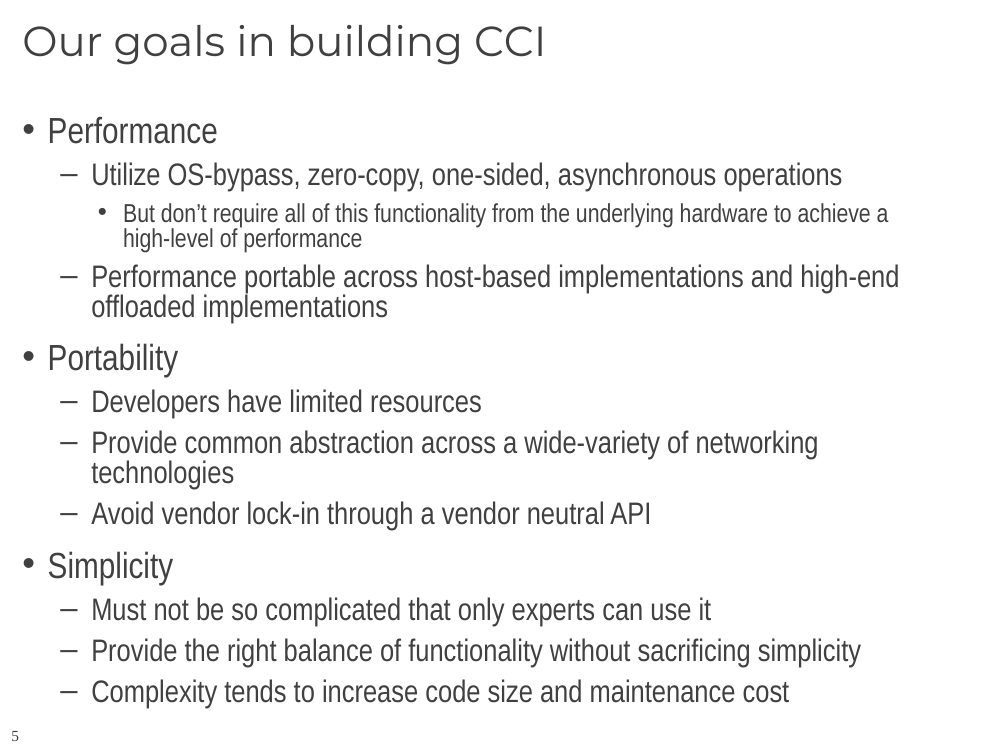
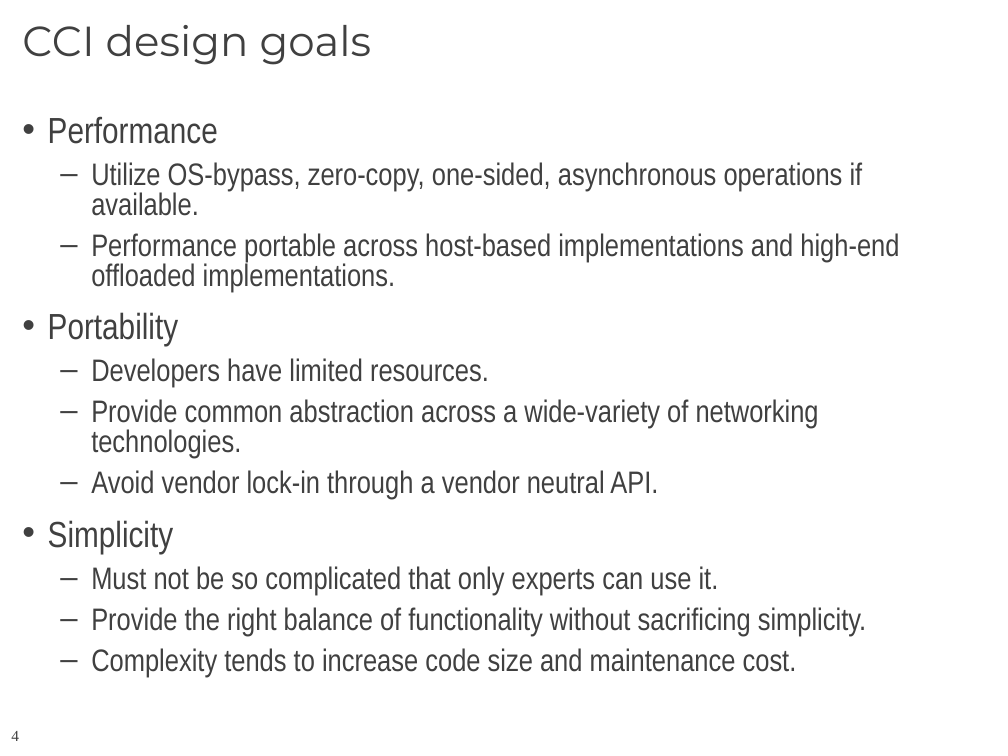
Before and after one commit to CCI/pub, a slide deck: slide 4 of slides/HotI-2011/2011-HotI-CCI-OLCF.pptx (slide 5 before the commit). Drawn at 1008x756 pixels with LibreOffice and Linux fonts; fonts in the diff are those of the drawing; background and template pictures are left out. Boxes give left, top, right and bottom in pixels: in the first picture for what was removed or moved away, otherwise in the second. Text is boxed around its words. In the diff, an @@ line names an element or a change of style, - is before the commit and + after.

```diff
--- a/slides/HotI-2011/2011-HotI-CCI-OLCF.pptx
+++ b/slides/HotI-2011/2011-HotI-CCI-OLCF.pptx
@@ title at (x1=22, y1=25, x2=372, y2=65): text changed @@
-Our goals in building CCI
+CCI design goals
@@ text at (x1=91, y1=162, x2=899, y2=292): text changed @@
-  – Utilize OS-bypass, zero-copy, one-sided, asynchronous operations
-    • But don’t require all of this functionality from the underlying hardware to achieve a high-level of performance
-  – Performance portable across host-based implementations and high-end offloaded implementations
+  – Utilize OS-bypass, zero-copy, one-sided, asynchronous operations if available.
+  – Performance portable across host-based implementations and high-end offloaded implementations.
@@ text at (x1=91, y1=358, x2=819, y2=499): text changed @@
-  – Developers have limited resources
-  – Provide common abstraction across a wide-variety of networking technologies
-  – Avoid vendor lock-in through a vendor neutral API
+  – Developers have limited resources.
+  – Provide common abstraction across a wide-variety of networking technologies.
+  – Avoid vendor lock-in through a vendor neutral API.
@@ text at (x1=91, y1=566, x2=866, y2=677): text changed @@
-  – Must not be so complicated that only experts can use it
-  – Provide the right balance of functionality without sacrificing simplicity
-  – Complexity tends to increase code size and maintenance cost
+  – Must not be so complicated that only experts can use it.
+  – Provide the right balance of functionality without sacrificing simplicity.
+  – Complexity tends to increase code size and maintenance cost.
@@ page number at (x1=11, y1=731, x2=19, y2=741): text changed @@
-5
+4
```
Also in this commit, not shown: 5 other slides changed, 3 slides added, 4 slides removed.
